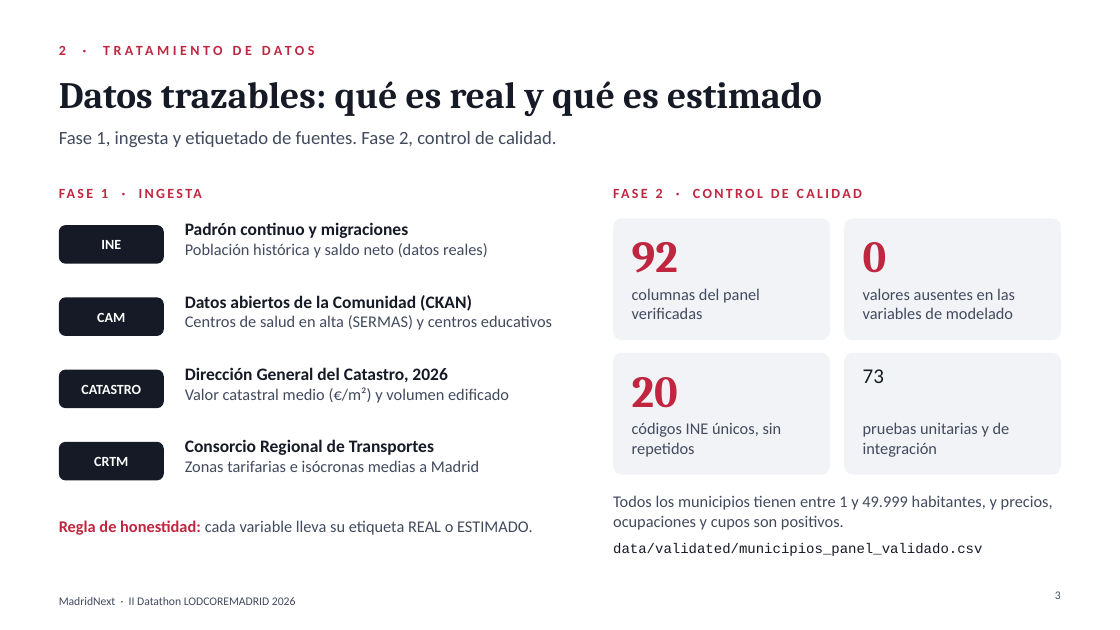
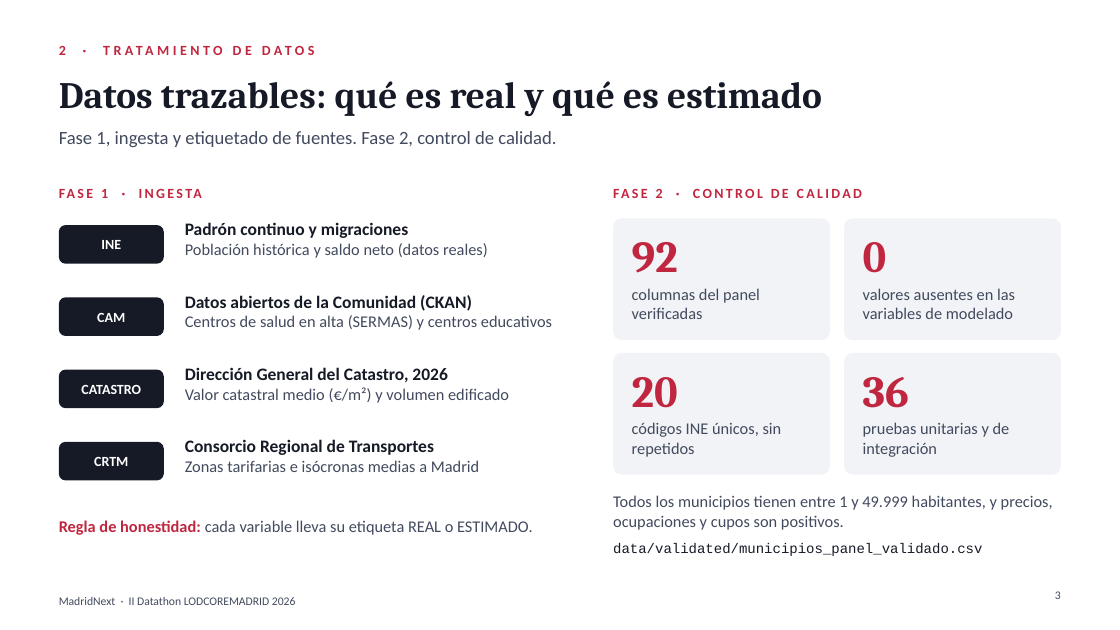
Before and after one commit to AlejandroCuntin/DatathonLodCoreMadrid, a slide deck: slide 3 of presentacion_datathon_oficial.pptx. Drawn at 1120x630 pixels with LibreOffice and Linux fonts; fonts in the diff are those of the drawing. Boxes give left, top, right and bottom in pixels: in the first picture for what was removed or moved away, otherwise in the second. Text is boxed around its words. In the diff, an @@ line names an element or a change of style, - is before the commit and + after.

```diff
--- a/presentacion_datathon_oficial.pptx
+++ b/presentacion_datathon_oficial.pptx
@@ text at [863, 377, 909, 408]: text changed; size 18 to 38 pt; font Calibri to Cambria; text colour #161A26 to #C0263F; bold on @@
-73
+36
```
Also in this commit, not shown: 3 other slides changed, 4 other files.
